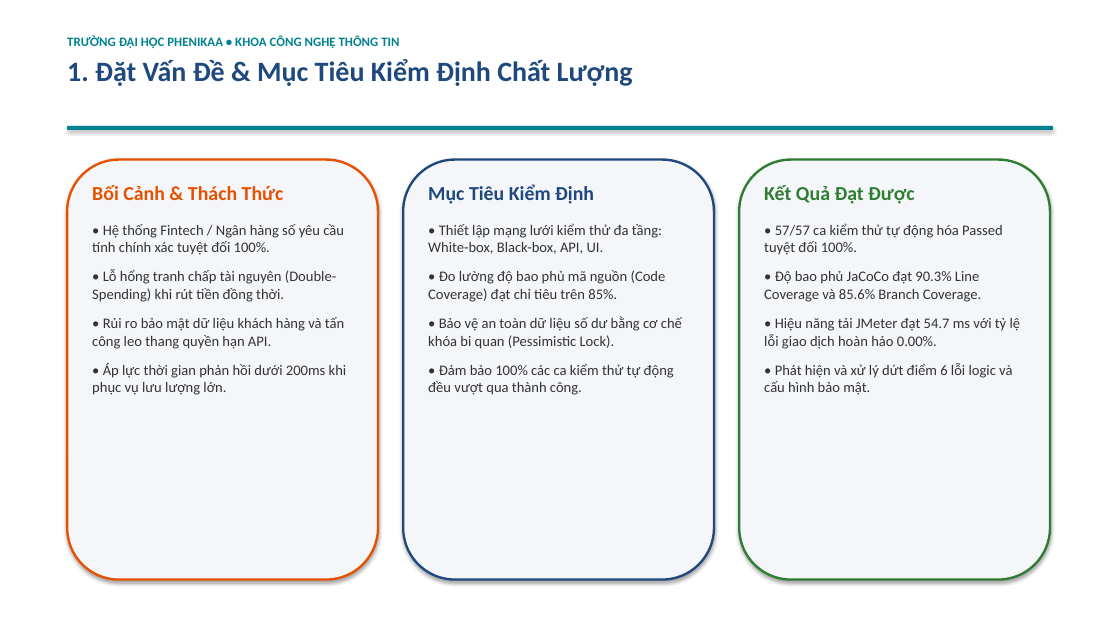
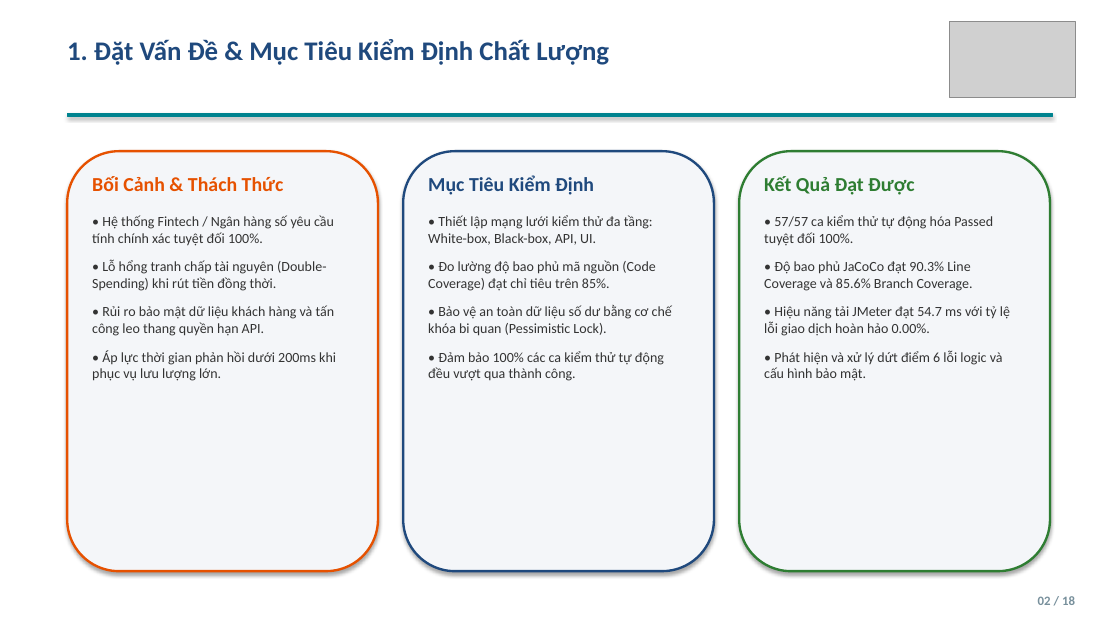
Before and after one commit to ngthanhs1/Kiemthu_MiniBank, a slide deck: slide 2 of docs/presentation/SLIDE_THUYET_TRINH_MINIBANK.pptx. Drawn at 1120x630 pixels with LibreOffice and Linux fonts; fonts in the diff are those of the drawing; grey boxes stand for pictures. Boxes give left, top, right and bottom in pixels: in the first picture for what was removed or moved away, otherwise in the second. Text is boxed around its words. In the diff, an @@ line names an element or a change of style, - is before the commit and + after.

```diff
--- a/docs/presentation/SLIDE_THUYET_TRINH_MINIBANK.pptx
+++ b/docs/presentation/SLIDE_THUYET_TRINH_MINIBANK.pptx
@@ picture added at box(949, 21, 1075, 97) @@
@@ text at box(67, 35, 399, 49): paragraph removed @@
-TRƯỜNG ĐẠI HỌC PHENIKAA • KHOA CÔNG NGHỆ THÔNG TIN
@@ text "1. Đặt Vấn Đề & ..." at box(67, 39, 609, 65): size 24 to 23 pt; less space between paragraphs @@
@@ rectangle: place and size @@
-rectangle at box(67, 126, 1053, 129)
+rectangle at box(67, 113, 1053, 117)
@@ 3 texts, 3 rounded rectangles: place and size @@
-3 texts, 3 rounded rectangles at box(67, 160, 1050, 580)
+3 texts, 3 rounded rectangles at box(67, 151, 1050, 571)
@@ text at box(92, 215, 336, 381): size 12.5 to 12 pt @@
@@ text at box(428, 215, 672, 381): size 12.5 to 12 pt @@
@@ text at box(764, 215, 1010, 381): size 12.5 to 12 pt @@
@@ text added at box(1038, 596, 1075, 605), 11 pt, text #78909C, bold @@
+02 / 18
```
Also in this commit, not shown: 16 other slides changed, 1 slide added, 13 other files.
